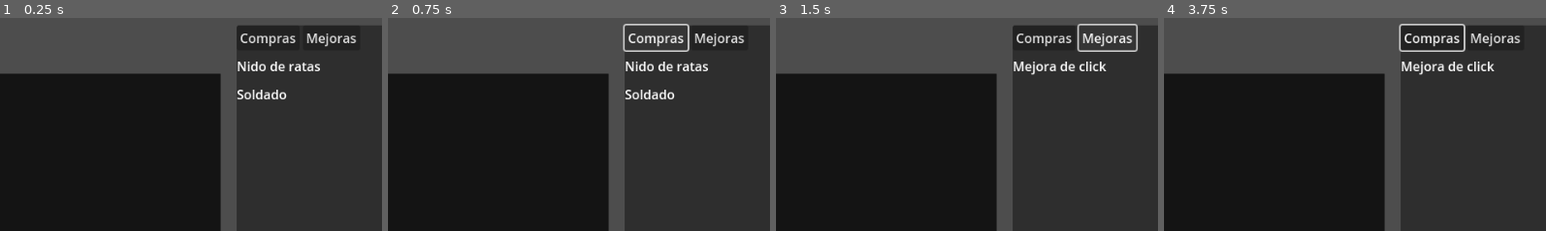
Above: before the commit, frames 1-4 (left to right).
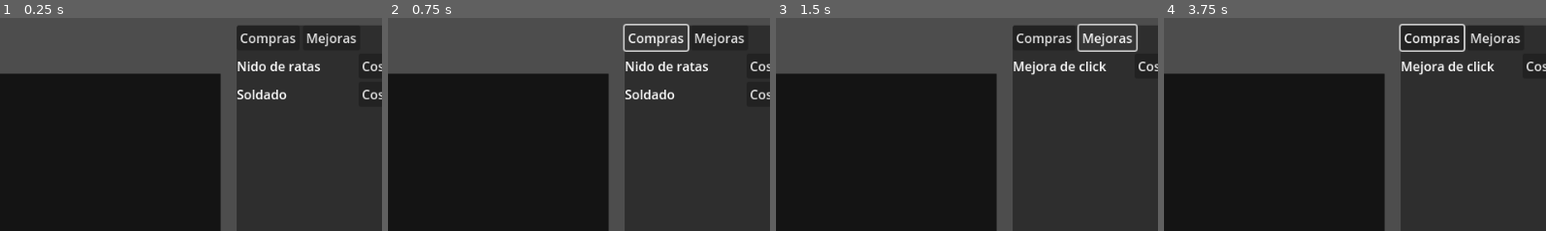
Above: after the commit, the same moments.

Repository: sbg93/Prueba
Game: Godot game, scene res://scenes/Main.tscn
Same seed, same stepped clock (60 frames per second), same inputs: the game is played once before the commit and once after it.
Inputs (mouse positions are % of the whole screen's width and height, from its top left):
- Up to frame 1 (0.25 s): no input
- Up to frame 2 (0.75 s): click "Compras" at 0.5 s
- Up to frame 3 (1.5 s): click "Mejoras" at 1.25 s
- Up to frame 4 (3.75 s): tap Enter at 2, 3.5 s; move the mouse to (44, 69) at 2.02 s; hold Up (ui_up) 2.03-3.53 s; click (44, 69) at 2.17 s; tap Space at 2.75 s; move the mouse to (80, 64) at 2.77 s; move the mouse to (19, 34) at 3.52 s; hold Left (ui_left) from 3.53 s (still down)
The pictures show only the part of the screen within x 50-100%, y 0-50%; the shares and areas given below are measured in that part.

The runs differ from the first frame. In frame 1, 0.2% of the frame differs, in the area x 94-100%, y 20-39%; in frame 2, 0.2%; in frame 3, 0.1%; in frame 4, 0.1%.

Commit message:
Fix purchase cost display and input

Diff:
--- a/scripts/Game.gd
+++ b/scripts/Game.gd
@@ -48,7 +48,7 @@
 	_update_ui()
 	_show_purchases()
 
-func _input(event: InputEvent) -> void:
+func _unhandled_input(event: InputEvent) -> void:
 	if event is InputEventMouseButton and event.pressed:
 		var click_pos := get_viewport().get_mouse_position()
 		if event.button_index == MOUSE_BUTTON_LEFT and pending_purchase.is_empty():
@@ -175,9 +175,9 @@
 func _update_ui() -> void:
 	gold_label.text = "Oro: %d" % gold
 	click_damage_label.text = "Daño: %d" % click_damage
-	rat_nest_button.text = "%d" % _get_nest_cost()
-	soldier_button.text = "%d" % _get_soldier_cost()
-	click_upgrade_button.text = "%d" % _get_click_upgrade_cost()
+	rat_nest_button.text = _format_cost(_get_nest_cost())
+	soldier_button.text = _format_cost(_get_soldier_cost())
+	click_upgrade_button.text = _format_cost(_get_click_upgrade_cost())
 
 func _get_nest_cost() -> int:
 	return int(BASE_NEST_COST * pow(NEST_COST_MULTIPLIER, nest_count))
@@ -187,3 +187,6 @@
 
 func _get_click_upgrade_cost() -> int:
 	return int(BASE_CLICK_UPGRADE_COST * pow(CLICK_UPGRADE_MULTIPLIER, click_upgrade_count))
+
+func _format_cost(cost: int) -> String:
+	return "Coste: %d" % cost
